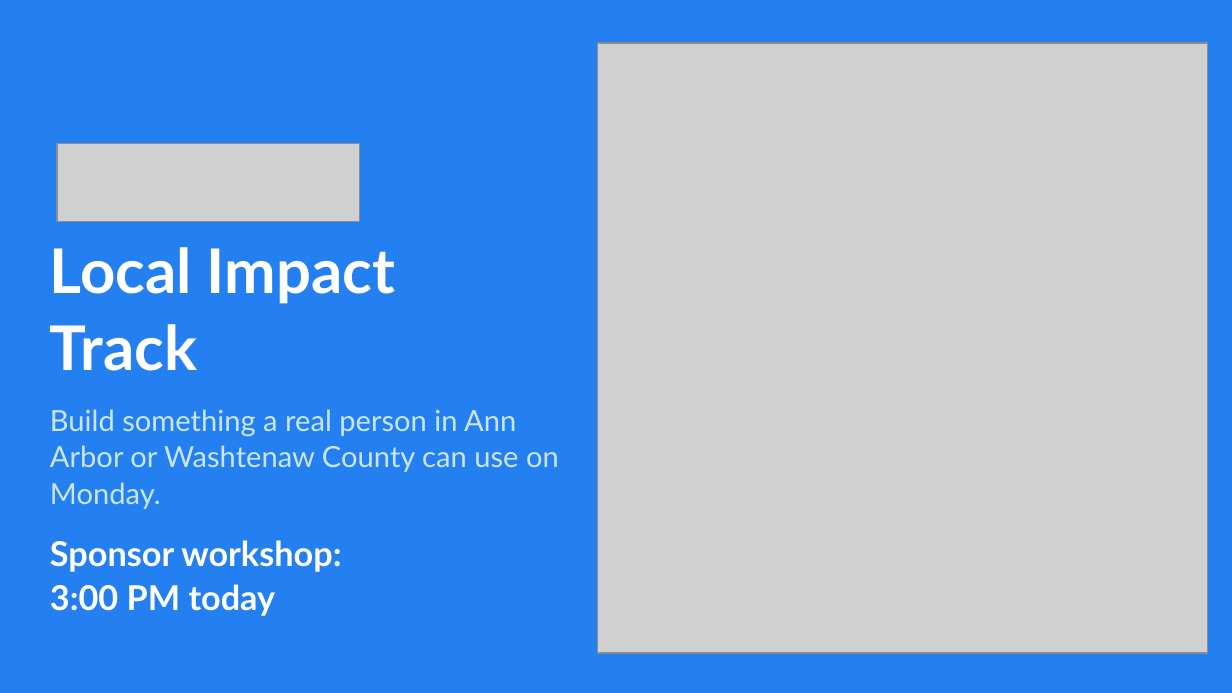
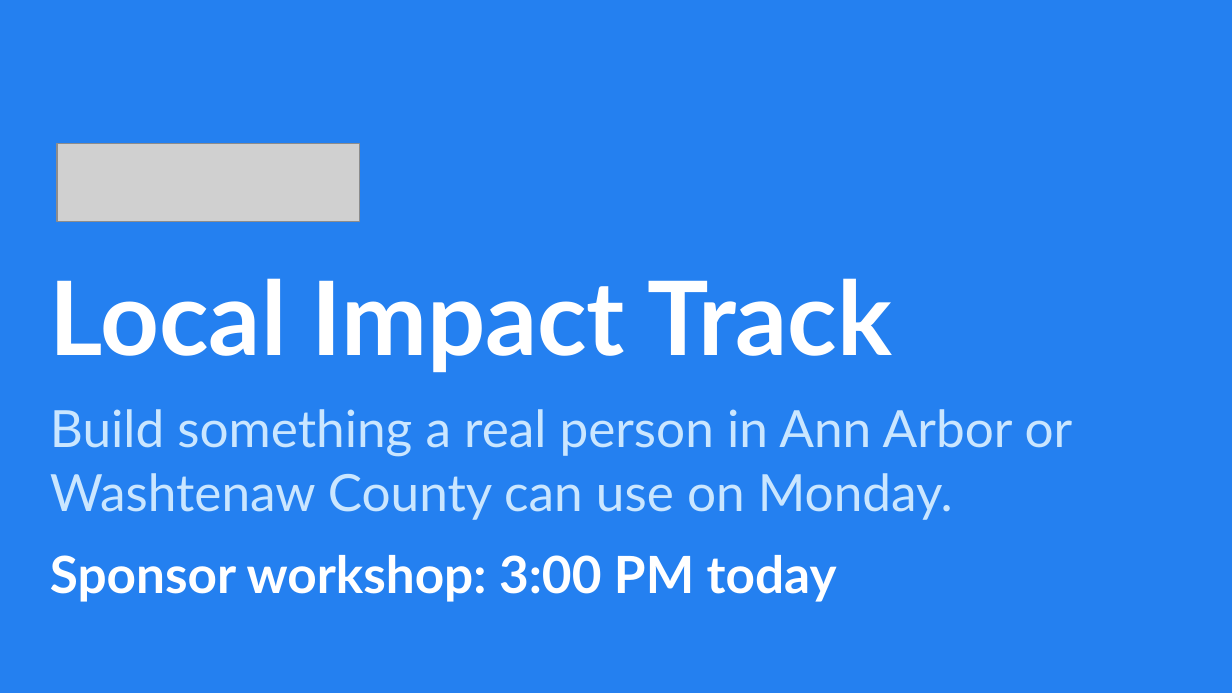
Before and after one commit to A2Tech360/a2tech360-hackathon, a slide deck: slide 1 of slides/JacHacks_Welcome_Sponsor_Slides.pptx. Drawn at 1232x693 pixels with LibreOffice and Linux fonts; fonts in the diff are those of the drawing; grey boxes stand for pictures. Boxes give left, top, right and bottom in pixels: in the first picture for what was removed or moved away, otherwise in the second. Text is boxed around its words. In the diff, an @@ line names an element or a change of style, - is before the commit and + after.

```diff
--- a/slides/JacHacks_Welcome_Sponsor_Slides.pptx
+++ b/slides/JacHacks_Welcome_Sponsor_Slides.pptx
@@ picture removed at (598, 43, 1207, 653) @@
@@ text "Local Impact Track": place and size @@
-text "Local Impact Track" at (50, 247, 559, 616)
+text "Local Impact Track" at (50, 278, 1073, 602)
@@ text "Local Impact Track" at (50, 278, 1073, 602): size 36 to 60 pt in "Local Impact Track"; size 17 to 30 pt in "Build something a real person in Ann ..."; size 20 to 30 pt in "Sponsor workshop: 3:00 PM today"; less space between paragraphs @@
```
Also in this commit, not shown: 4 other files.
